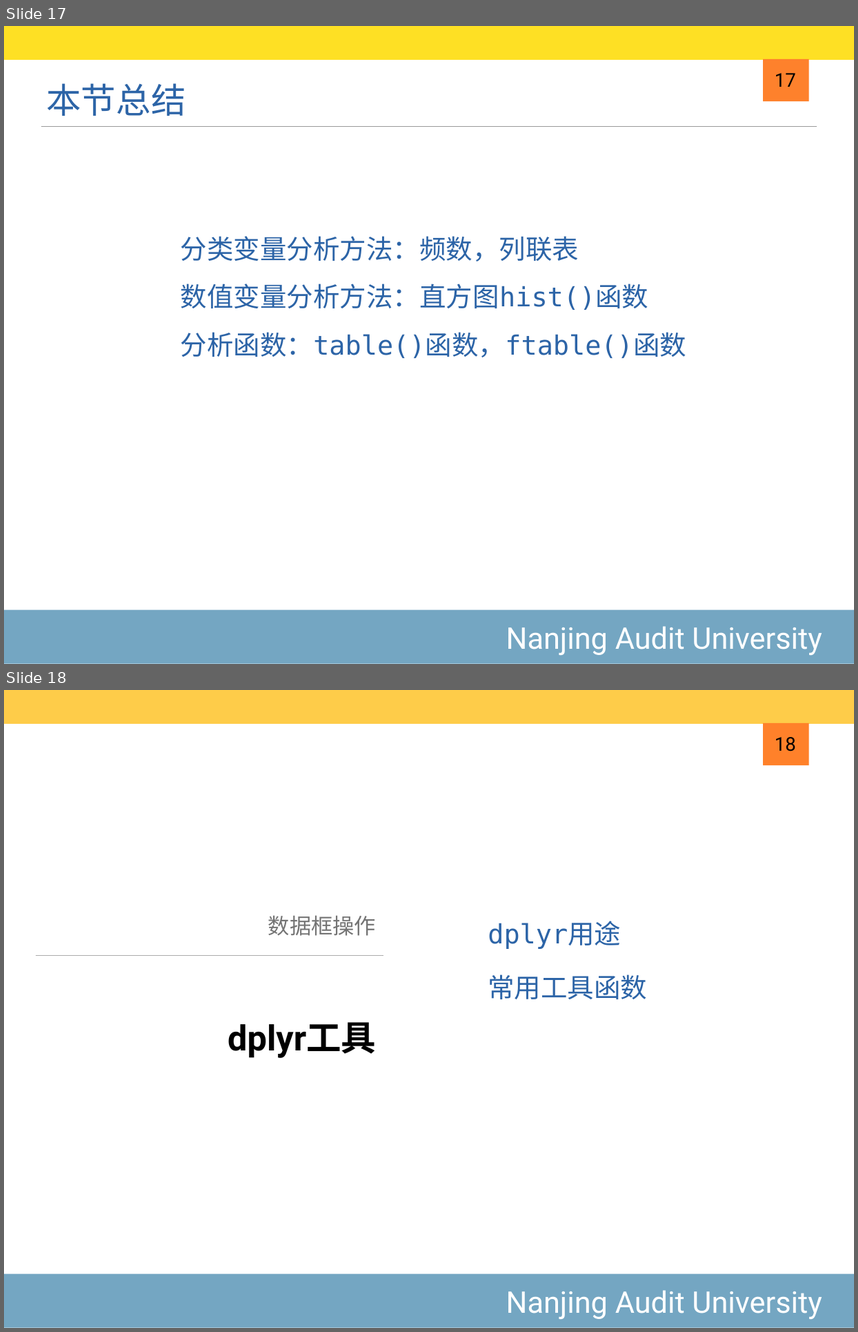
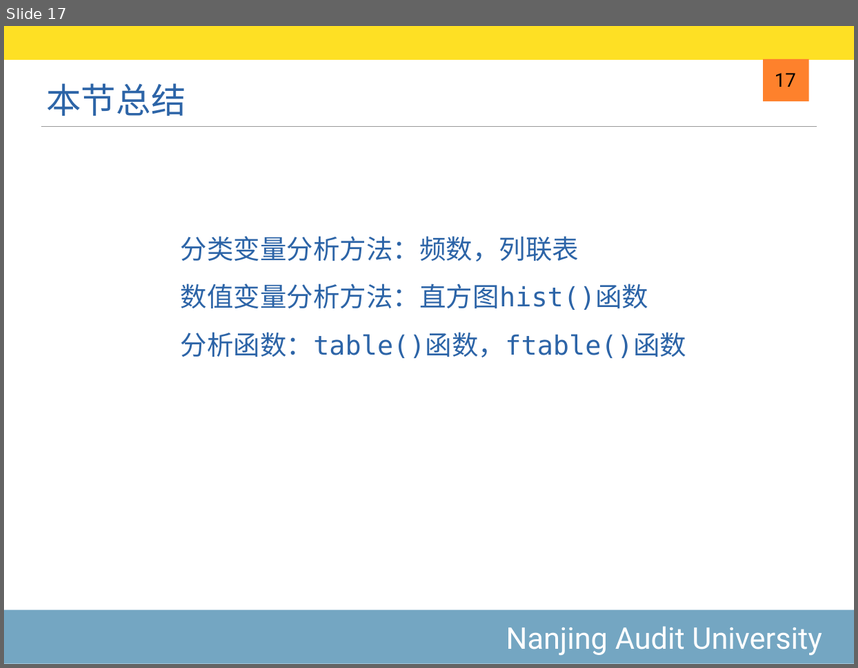
Before and after one commit to exoplanetX/DataAnalytics, a slide deck: 2019-6-数据框操作.pptx. Shown one above the other, each under a label of ours: slides 17 and 18 before the commit, slide 17 after it. The pictures are 858x1332 and 858x668 pixels, drawn with LibreOffice and Linux fonts; fonts in the diff are those of the drawing. Boxes give left, top, right and bottom in pixels: in the first picture for what was removed or moved away, otherwise in the second. Text is boxed around its words. In the diff, an @@ line names an element or a change of style, - is before the commit and + after.

```diff
--- a/2019-6-数据框操作.pptx
+++ b/2019-6-数据框操作.pptx
@@ slide 18 removed at (4,690,854,1328), background #FFFFFF; not listed: 1 template element that a slide beside it also shows @@
@@ rectangle removed at (4,690,854,724) @@
@@ rectangle removed at (763,723,809,765) @@
@@ page number removed at (775,737,796,751) @@
-18
@@ text removed at (268,915,376,936) @@
-数据框操作
@@ text removed at (488,922,621,949) @@
-dplyr用途
@@ line removed from (36, 956) to (383, 956) @@
@@ text removed at (488,974,647,999) @@
-常用工具函数
@@ title removed at (228,1022,376,1058) @@
-dplyr工具
```
Also in this commit, not shown: 7 other slides removed, 2 other files.
